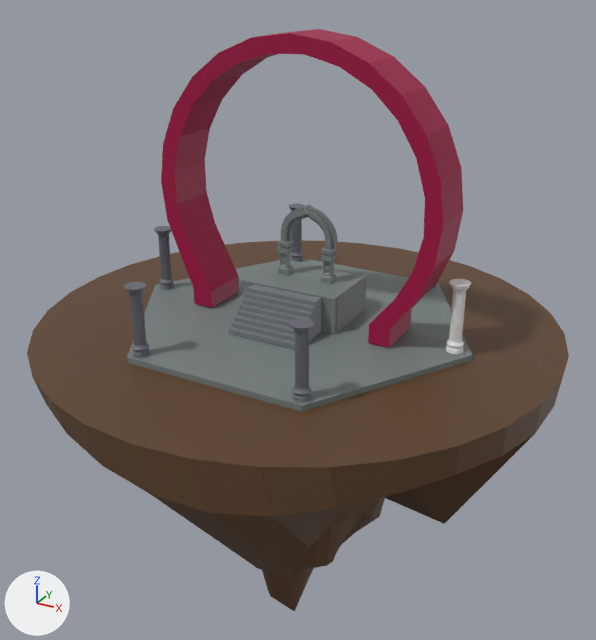
Before and after pictures for a commit that changed the FBX model Assets/Modelagens 3D/Cenário/PI_Nekora_Portal Fim da Fase .fbx.
The view is the same before and after, from a 50 mm camera at (92.9, -169.3, 86.9) aimed at (-2.6, 4.5, 0.0). The axes (+X, +Y, +Z) are drawn at lower left. The lights are the same throughout. The older version comes first. Where no turn or scale is listed for an object, it has been applied to the vertices. Vertices at exactly the same position are counted once.

The first picture shows 'Altar do Portal', 'Arco', 'Escada', 'Hexágono', 'Pilar 02', 'Pilar 03', 'Pilar 04', 'Pilar 05', 'Pilar pai', 'Plataforma Flutuante', 'Portal'.
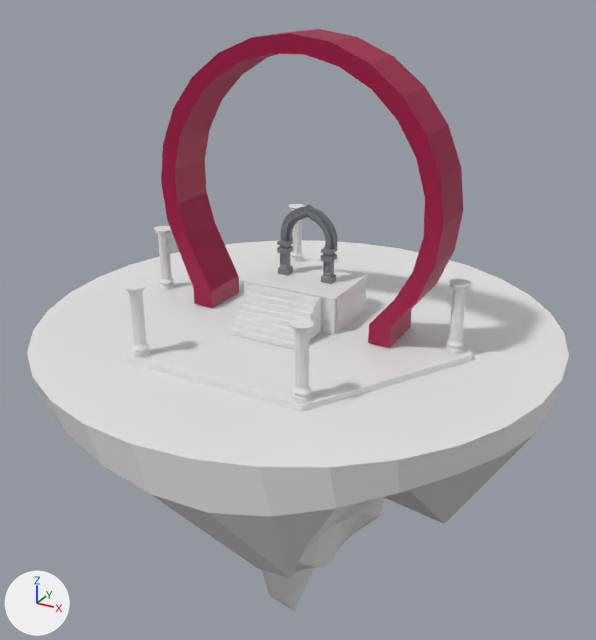
Where the newer file only moved an object's origin or applied its transform, the numbers keep the older frame.

The edits, one by one:
me_circle has 257 vertices, 257 faces and spans x -66.4..66.0, y -66.2..66.2, z -95.2..1.8.
me_circle no longer uses material mat_material_005 (picture img_ilha_flutuante_png).
me_cylinder_001 has 12 vertices, 8 faces and spans x -0.87..0.87, y -1.0..1.0, z -1.0..1.0.
me_cylinder_001 no longer uses material mat_material_003 (picture img_hexagono_png).
me_circle_003 has 3169 vertices, 3145 faces and spans x -2.4..2.5, y -2.4..2.4, z -2.7..14.3.
me_circle_003 is used by ob_pilar_02; location (-20.9, 37.0, 5.9).
me_circle_003 part 1: 3145 faces spanning x -2.4..2.5, y -2.4..2.4, z -2.7..14.3 switch from mat_material_010 (picture img_pilar_2_png) to no material.
me_circle_004 has 3169 vertices, 3145 faces and spans x -2.4..2.5, y -2.4..2.4, z -2.7..14.3.
me_circle_004 is used by ob_pilar_03; location (-41.7, 0.3, 5.9).
me_circle_004 part 2: 3145 faces spanning x -2.4..2.5, y -2.4..2.4, z -2.7..14.3 switch from mat_material_009 (picture img_pilar_3_png) to no material.
me_cube has 2530 vertices, 3113 faces and spans x -0.2..25.4, y -0.7..18.3, z -1.0..8.5.
me_cube no longer uses material mat_material_004 (picture img_altar_png).
me_circle_006 has 3169 vertices, 3145 faces and spans x -2.4..2.5, y -2.4..2.4, z -2.7..14.3.
me_circle_006 is used by ob_pilar_05; location (21.1, -36.9, 5.9).
me_circle_006 part 4: 3145 faces spanning x -2.4..2.5, y -2.4..2.4, z -2.7..14.3 switch from mat_material_007 (picture img_pilar_5_png) to no material.
me_circle_005 has 3169 vertices, 3145 faces and spans x -2.4..2.5, y -2.4..2.4, z -2.7..14.3.
me_circle_005 is used by ob_pilar_04; location (-21.2, -36.6, 5.9).
me_circle_005 part 3: 3145 faces spanning x -2.4..2.5, y -2.4..2.4, z -2.7..14.3 switch from mat_material_008 (picture img_pilar_4_png) to no material.
me_cube_005 has 38 vertices, 21 faces and spans x -9.5..9.5, y -5.9..5.9, z -4.4..4.4.
me_cube_005 no longer uses material mat_material_002 (picture img_escada_png).

Location of each change, [x1, y1, x2, y2] in pixels of the pictures (596 x 640 px):
'Plataforma Flutuante', recoloured (brown to white): [27, 240, 569, 611] in both
'Hexágono', recoloured (grey to white): [127, 258, 472, 412] in both
'Altar do Portal', recoloured (grey to white): [243, 259, 368, 334] in both
'Escada', recoloured (grey to white): [229, 284, 321, 349] in both
part 1 of me_circle_003, recoloured (grey to white): [289, 204, 305, 262] in both
part 2 of me_circle_004, recoloured (grey to white): [154, 226, 174, 290] in both
part 3 of me_circle_005, recoloured (grey to white): [124, 282, 150, 358] in both
part 4 of me_circle_006, recoloured (grey to white): [290, 318, 314, 403] in both
